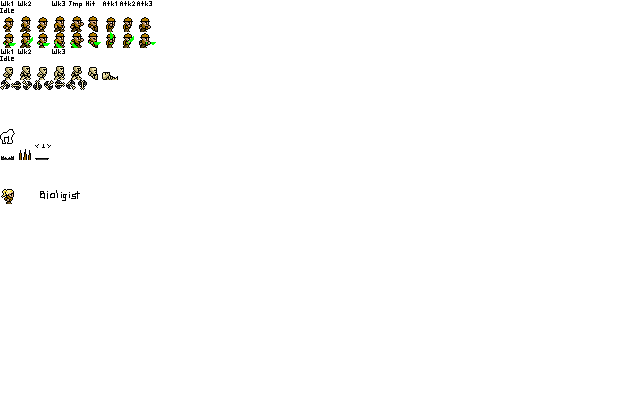
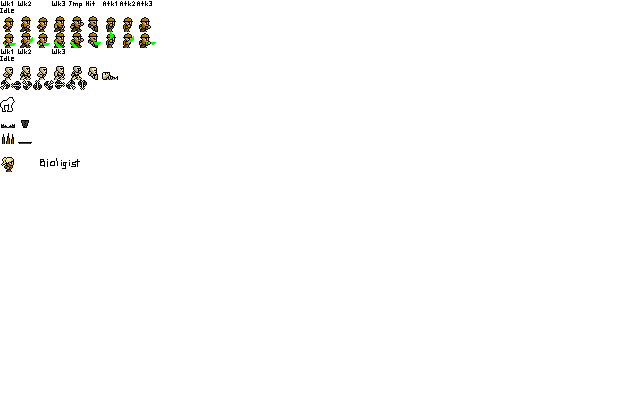
Before/after of a 640x400 layered artwork. What changed in the layer stack:
painted on "sprites" over [0, 97, 80, 204]
